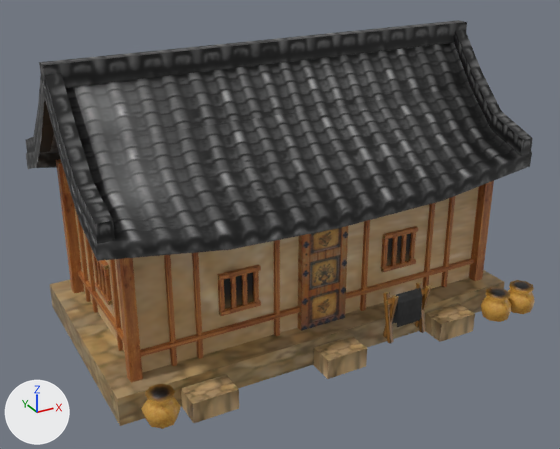
One commit to the COLLADA model art/meshes/structural/koreans/house_big_1.dae: the scene before it, then after it.
Before and after are seen from a 50 mm lens placed at (-15.8, -27.5, 17.8), pointed at (-0.8, -0.1, 4.1). Every picture has the same lights, and +X, +Y and +Z are marked at lower left. The picture after the commit comes second.

Before the edit, the objects in view are built like this:
```python
me_esfera_971 = bpy.data.meshes.new('Esfera.971')
me_esfera_971.from_pydata(...)  # 1087 vertices, 1658 faces; spans x -3.23..3.01, y -2.02..2.34, z -0.17..3.85
me_esfera_971.materials.append(mat_texturas_coreanas_provas)  # picture img_kore_struct_png
ob_house_big_1 = bpy.data.objects.new('house_big_1', me_esfera_971)
ob_house_big_1.location = (0.0, 0.0, 0.0)
ob_house_big_1.scale = (3.1, 3.1, 3.1)
```
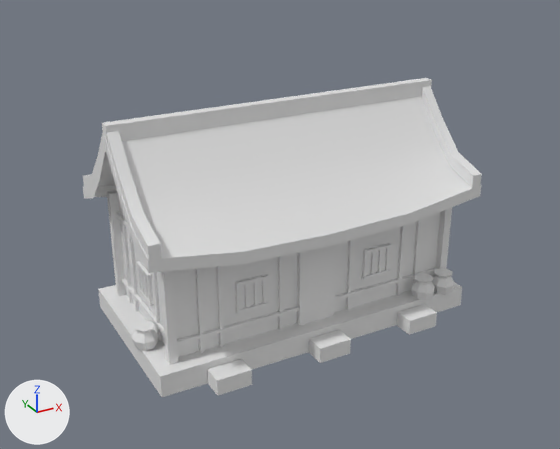
Commit message: house_big koreans

The change, as a diff of the scene's bpy script:
```diff
--- a/art/meshes/structural/koreans/house_big_1.dae.py
+++ b/art/meshes/structural/koreans/house_big_1.dae.py
@@ me_esfera_971 @@
 # used by ob_house_big_1; location = (0.0, 0.0, 0.0); scale = (3.1, 3.1, 3.1)
-me_esfera_971.from_pydata(...)  # 1087 vertices, 1658 faces; spans x -3.23..3.01, y -2.02..2.34, z -0.17..3.85
-me_esfera_971.materials.append(mat_texturas_coreanas_provas)  # picture img_kore_struct_png
+me_esfera_971.from_pydata(...)  # 1007 vertices, 1562 faces; spans x -8.06..7.47, y -4.33..4.67, z -0.5..9.47
+# me_esfera_971 part 1: the loose piece of 87 vertices spanning x -3.23..3.0, y -1.46..1.88, z 1.8..3.66 is scaled about its middle by 2.48, then moved by (-0.17, 0.32, 3.97), in mat_texturas_coreanas_provas_004 (white #e7e7e7)
+# me_esfera_971 part 2: the loose piece of 12 vertices spanning x -2.76..2.53, y -1.0..1.42, z 0.2..3.51 is scaled about its middle by 2.48, then moved by (-0.17, 0.31, 2.67), in mat_texturas_coreanas_provas_004 (white #e7e7e7)
+# me_esfera_971 part 3: a new loose piece, a box spanning x -7.21..-6.83, y -2.81..-2.46, z 0.41..5.49, in mat_texturas_coreanas_provas_004 (white #e7e7e7)
+# me_esfera_971 part 4: the loose piece of 8 vertices spanning x -3.15..2.89, y -1.37..1.88, z -0.17..0.22 is scaled about its middle by 2.48, then moved by (-0.19, 0.38, -0.04), in mat_texturas_coreanas_provas_004 (white #e7e7e7)
+# me_esfera_971 part 5: a new loose piece, a box spanning x -7.21..-6.83, y 3.48..3.83, z 0.41..5.49, in mat_texturas_coreanas_provas_004 (white #e7e7e7)
+# me_esfera_971 part 6: a new loose piece, a box spanning x 6.23..6.6, y -2.81..-2.46, z 0.41..5.49, in mat_texturas_coreanas_provas_004 (white #e7e7e7)
+# me_esfera_971 part 7: a new loose piece, a box spanning x -6.96..-6.81, y -0.22..-0.08, z 1.93..3.08, in mat_texturas_coreanas_provas_004 (white #e7e7e7)
+# me_esfera_971 part 8: a new loose piece, a box spanning x -6.96..-6.81, y 0.56..0.71, z 1.93..3.08, in mat_texturas_coreanas_provas_004 (white #e7e7e7)
+# me_esfera_971 part 9: a new loose piece, a box spanning x -6.96..-6.81, y 0.97..1.11, z 1.93..3.08, in mat_texturas_coreanas_provas_004 (white #e7e7e7)
+# me_esfera_971 part 10: a new loose piece, a box spanning x -6.99..-6.85, y -0.29..1.12, z 3.06..3.21, in mat_texturas_coreanas_provas_004 (white #e7e7e7)
+# me_esfera_971 part 11: a new loose piece, a box spanning x -6.99..-6.85, y -0.29..1.12, z 1.8..1.95, in mat_texturas_coreanas_provas_004 (white #e7e7e7)
+# me_esfera_971 part 12: a new loose piece, a box spanning x -6.96..-6.81, y 0.18..0.32, z 1.93..3.08, in mat_texturas_coreanas_provas_004 (white #e7e7e7)
+# me_esfera_971 part 13: a new loose piece, a box spanning x -1.19..0.31, y -4.33..-3.44, z -0.5..0.2, in mat_texturas_coreanas_provas_004 (white #e7e7e7)
+# me_esfera_971 part 14: a new loose piece, a box spanning x -6.96..-6.81, y -0.99..-0.84, z 0.33..7.07, in mat_texturas_coreanas_provas_004 (white #e7e7e7)
+# me_esfera_971 part 15: a new loose piece, a box spanning x -6.96..-6.81, y 1.76..1.91, z 0.33..7.07, in mat_texturas_coreanas_provas_004 (white #e7e7e7)
+# me_esfera_971 part 16: a new loose piece, a box spanning x -6.96..-6.81, y 2.64..2.78, z 0.33..6.27, in mat_texturas_coreanas_provas_004 (white #e7e7e7)
+# me_esfera_971 part 17: 102 loose pieces with 980 vertices, spanning x -3.22..3.01, y -2.02..2.34, z -0.17..3.85, are deleted
+# me_esfera_971 part 18: 684 vertices added at x -8.06..7.47, y -4.33..4.6, z -0.5..9.47
+# other edits to the shape of me_esfera_971 do not show in these pictures
+me_esfera_971.materials.append(mat_texturas_coreanas_provas_004)  # white #e7e7e7
@@ ob_house_big_1 @@
 ob_house_big_1.location = (0.0, 0.0, 0.0)
-ob_house_big_1.scale = (3.1, 3.1, 3.1)
```

What differs and where, as boxes [x1, y1, x2, y2] in the pictures (560 x 449 px; the box of a moved part takes in the faces that stretch with it):
'house_big_1', reshaped, rescaled, recoloured (22% narrower, 22% shorter): before [25, 20, 535, 429]; after [83, 78, 482, 397]
part 1 of me_esfera_971, moved or reshaped: before [26, 43, 532, 261]; after [83, 96, 481, 273]
part 2 of me_esfera_971, moved or reshaped: before [74, 187, 479, 373]; after [118, 196, 440, 357]
part 3 of me_esfera_971, added: after [160, 271, 178, 365]
part 4 of me_esfera_971, moved or reshaped: before [50, 270, 504, 426]; after [98, 282, 462, 397]
part 5 of me_esfera_971, added: after [107, 190, 127, 296]
part 6 of me_esfera_971, added: after [436, 208, 452, 269]
part 7 of me_esfera_971, added: after [147, 278, 153, 302]
part 8 of me_esfera_971, added: after [141, 271, 145, 294]
part 9 of me_esfera_971, added: after [137, 266, 142, 290]
part 10 of me_esfera_971, added: after [136, 261, 151, 279]
part 11 of me_esfera_971, added: after [138, 288, 153, 306]
part 12 of me_esfera_971, added: after [144, 275, 148, 298]
part 13 of me_esfera_971, added: after [309, 330, 351, 363]
part 14 of me_esfera_971, added: after [153, 272, 162, 341]
part 15 of me_esfera_971, added: after [129, 231, 139, 312]
part 16 of me_esfera_971, added: after [120, 203, 133, 303]
part 17 of me_esfera_971, deleted: before [25, 20, 535, 429]
part 18 of me_esfera_971, added: after [83, 78, 482, 396]
